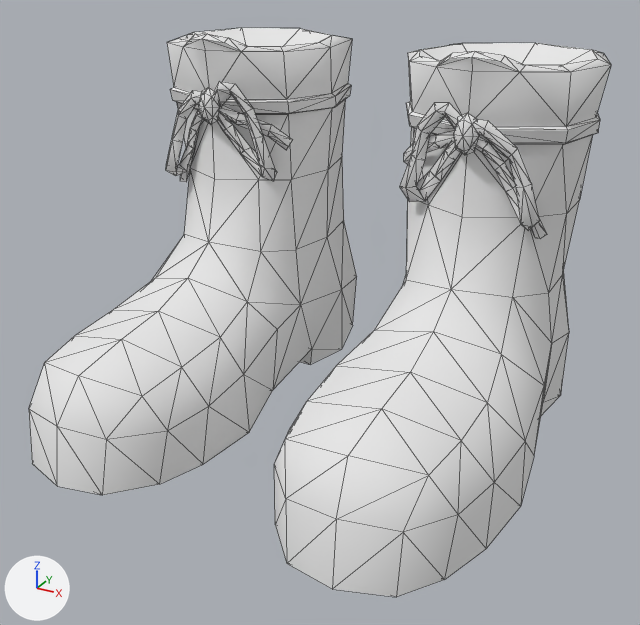
The OBJ model assets/models/shoes/shoes.obj as it was, and as the next commit left it.
Both versions are drawn from a 50 mm lens placed at (12.8, -23.7, 15.3), pointed at (0.4, -1.0, 3.9). The lights are fixed; the arrows at lower left show +X, +Y and +Z. Mesh edges are drawn as thin lines. Where no turn or scale is listed for an object, it has been applied to the vertices.

The scene before the commit, as lines of its bpy script (objects in view):
```python
mat_shoes_outfitshader = principled_material('shoes_outfitshader')
mat_shoes_outfitshader.base_color = (0.8, 0.8, 0.8)  # white #e7e7e7
mat_shoes_outfitshader.roughness = 1.0
me_c_shoes_mesh = bpy.data.meshes.new('c_shoes_mesh')
me_c_shoes_mesh.from_pydata(...)  # 468 vertices, 876 faces; spans x -7.7..7.7, y -8.1..7.7, z 0.0..12.0
me_c_shoes_mesh.materials.append(mat_shoes_outfitshader)  # white #e7e7e7
ob_c_shoes_mesh = bpy.data.objects.new('c_shoes_mesh', me_c_shoes_mesh)
ob_c_shoes_mesh.location = (0.0, 0.0, 0.0)
```
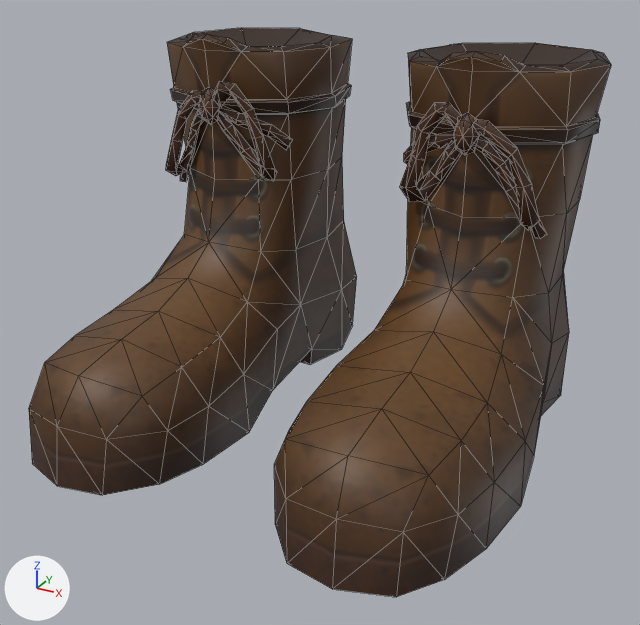
Pixel boxes [x1, y1, x2, y2] of what changed, in the pictures (640 x 625 px):
'c_shoes_mesh', surface changed (white to brown)
    both: [29, 28, 611, 597]

The edits, one by one:
Picture 'shoes.png' (img_shoes_png) is new.
In material 'shoes_outfitshader' (mat_shoes_outfitshader), base_color is no longer (0.8, 0.8, 0.8), white #e7e7e7.
In material 'shoes_outfitshader' (mat_shoes_outfitshader), texture is now set to img_shoes_png.
In material 'shoes_outfitshader' (mat_shoes_outfitshader), roughness goes from 1.0 to 0.526.
